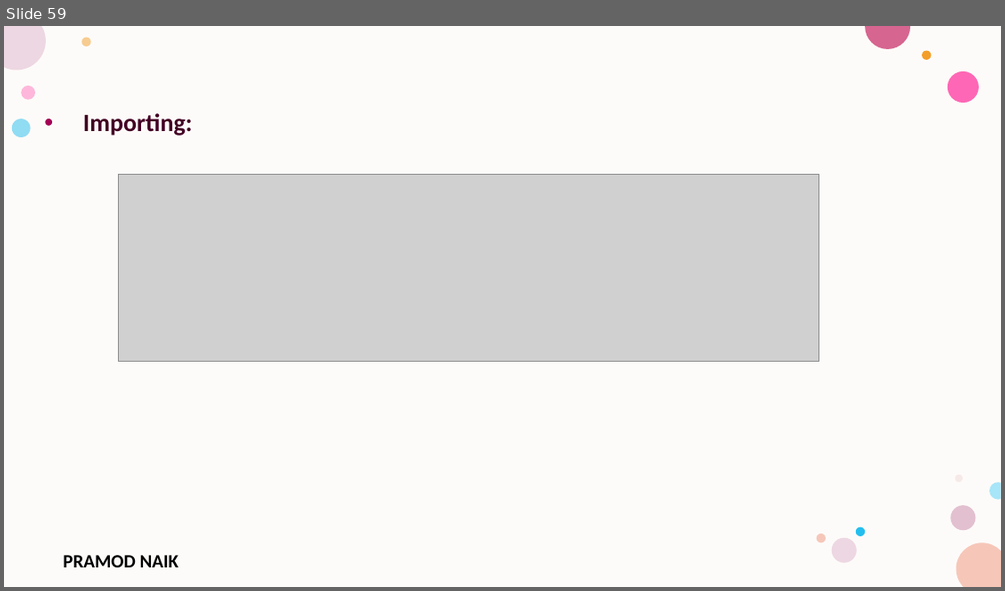
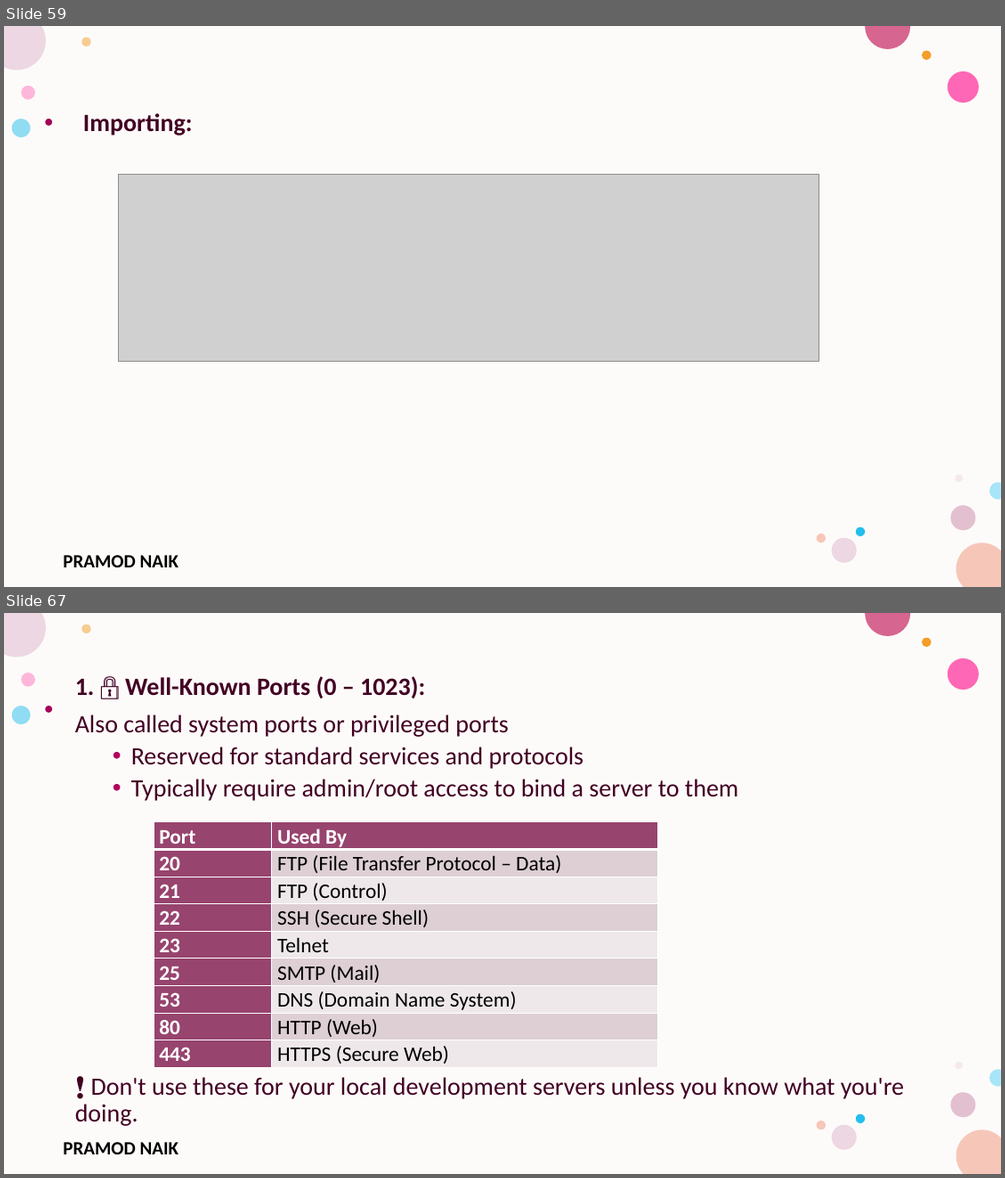
Before and after one commit to PRAMODNAIK-DEV/Node.js-Hands-on-Workshop, a slide deck: Node.js-Hands-on-Workshop 2025.pptx. Shown one above the other, each under a label of ours: slide 59 before the commit, slides 59 and 67 after it; the slides between them are not shown. The pictures are 1005x591 and 1005x1178 pixels, drawn with LibreOffice and Linux fonts; fonts in the diff are those of the drawing; grey boxes stand for pictures; background and template pictures are left out. Boxes give left, top, right and bottom in pixels: in the first picture for what was removed or moved away, otherwise in the second. Text is boxed around its words. In the diff, an @@ line names an element or a change of style, - is before the commit and + after.

```diff
--- a/Node.js-Hands-on-Workshop 2025.pptx
+++ b/Node.js-Hands-on-Workshop 2025.pptx
@@ slide 67 added at box(4, 613, 1001, 1174), background #FFFFFF; not listed: 17 template elements that a slide beside it also shows @@
@@ text added at box(75, 676, 904, 1126), 24 pt, text #420023 @@
+1. 🔒 Well-Known Ports (0 – 1023):
+Also called system ports or privileged ports
+  • Reserved for standard services and protocols
+  • Typically require admin/root access to bind a server to them
+❗ Don't use these for your local development servers unless you know what you're doing.
@@ table added at box(154, 822, 658, 1067), 9 rows, 2 columns @@
+Port | Used By
+20 | FTP (File Transfer Protocol – Data)
+21 | FTP (Control)
+22 | SSH (Secure Shell)
+23 | Telnet
+25 | SMTP (Mail)
+53 | DNS (Domain Name System)
+80 | HTTP (Web)
+443 | HTTPS (Secure Web)
```
Also in this commit, not shown: 18 other slides added, 2 other files.
